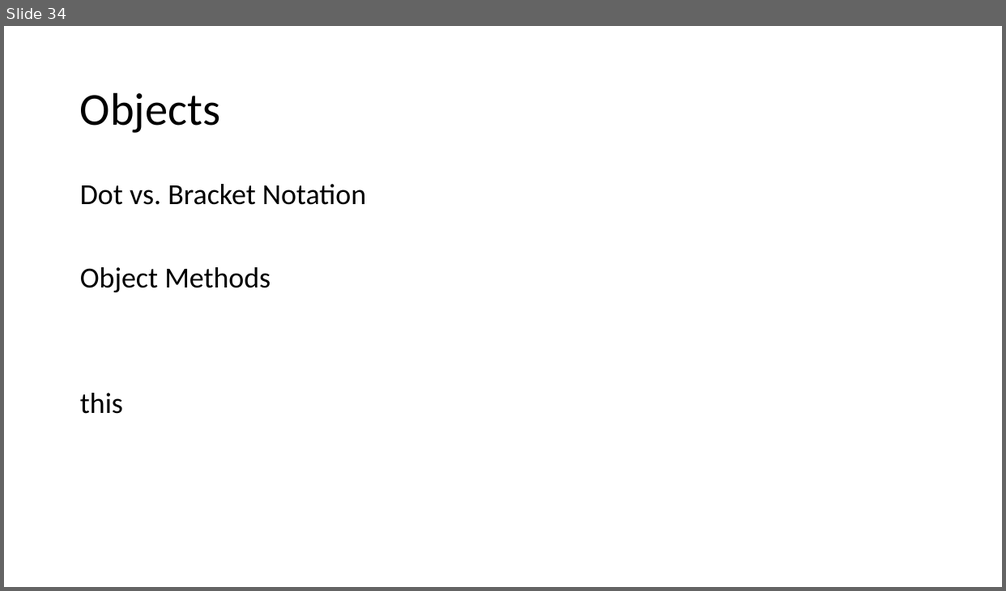
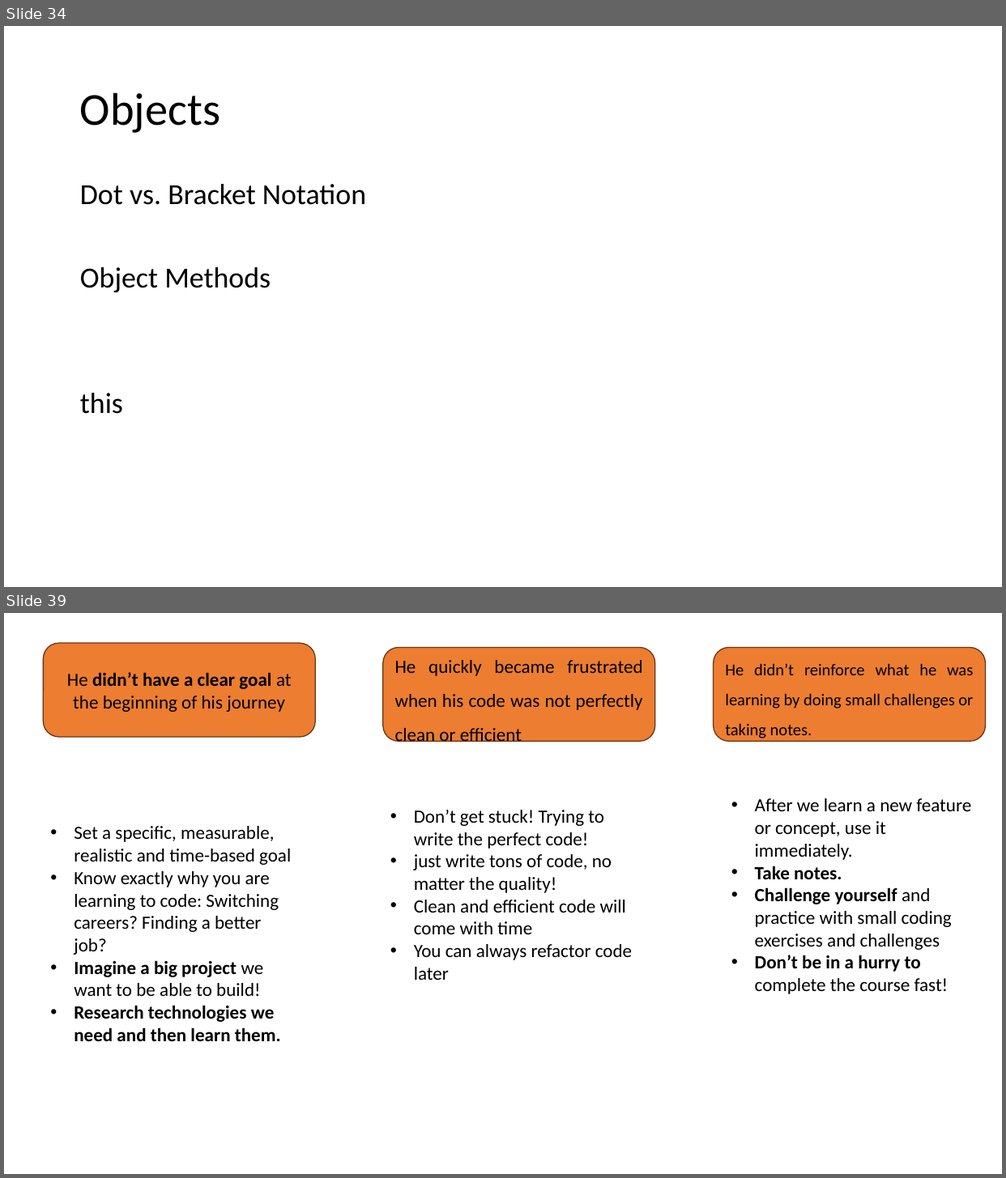
Before and after one commit to PiyushChaturvedii/Batch05, a slide deck: JavaScript.pptx. Shown one above the other, each under a label of ours: slide 34 before the commit, slides 34 and 39 after it; the slides between them are not shown. The pictures are 1006x591 and 1006x1178 pixels, drawn with LibreOffice and Linux fonts; fonts in the diff are those of the drawing. Boxes give left, top, right and bottom in pixels: in the first picture for what was removed or moved away, otherwise in the second. Text is boxed around its words. In the diff, an @@ line names an element or a change of style, - is before the commit and + after.

```diff
--- a/JavaScript.pptx
+++ b/JavaScript.pptx
@@ slide 39 added at (4,613,1002,1174), background #FFFFFF @@
@@ rounded rectangle added at (43,643,315,736), fill #ED7D31, outline #683715 1 pt, 18 pt, text #000000 @@
+He didn’t have a clear goal at the beginning of his journey
@@ rounded rectangle added at (383,648,654,741), fill #ED7D31, outline #683715 1 pt, 18 pt, text #000000 @@
+He quickly became frustrated when his code was not perfectly clean or efficient
@@ rounded rectangle added at (714,648,986,741), fill #ED7D31, outline #683715 1 pt, 16 pt, text #000000 @@
+He didn’t reinforce what he was learning by doing small challenges or taking notes.
@@ text added at (755,798,971,995), 18 pt, text #000000 @@
+• After we learn a new feature or concept, use it immediately.
+• Take notes.
+• Challenge yourself and practice with small coding exercises and challenges
+• Don’t be in a hurry to complete the course fast!
@@ text added at (74,826,291,1041), 18 pt, text #000000 @@
+• Set a specific, measurable, realistic and time-based goal
+• Know exactly why you are learning to code: Switching careers? Finding a better job?
+• Imagine a big project we want to be able to build!
+• Research technologies we need and then learn them.
@@ text added at (414,810,632,980), 18 pt, text #000000 @@
+• Don’t get stuck! Trying to write the perfect code!
+• just write tons of code, no matter the quality!
+• Clean and efficient code will come with time
+• You can always refactor code later
```
Also in this commit, not shown: 1 slide changed, 6 other slides added, 9 other files.
